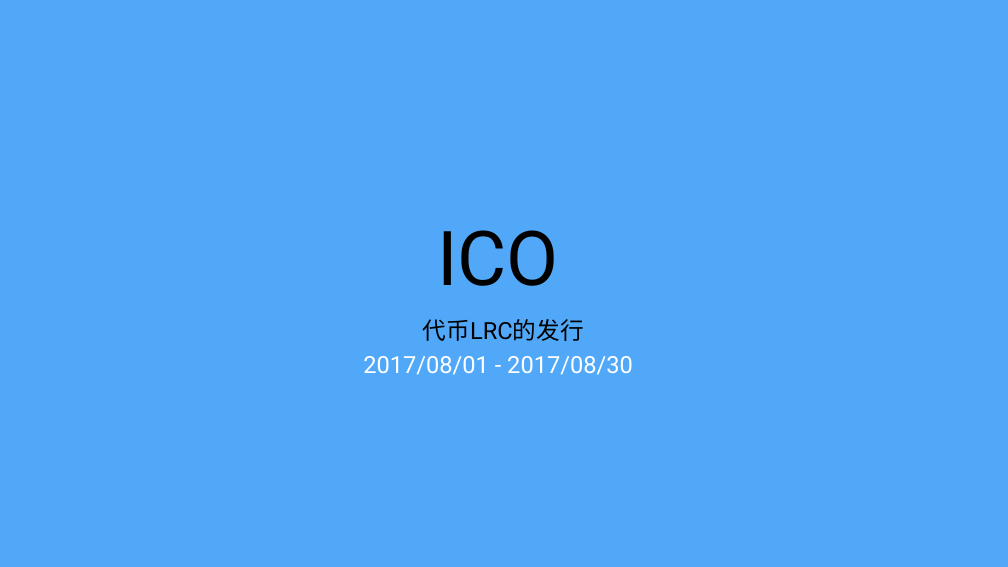
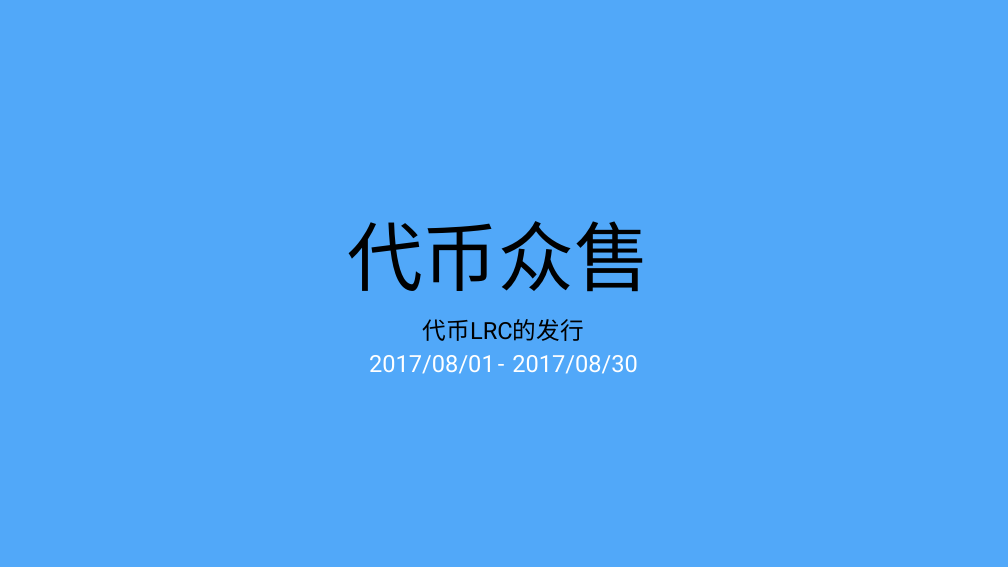
Before and after one commit to Loopring/whitepaper, a slide deck: slide 30 of keynote/loopring-technical.pptx (slide 28 before the commit). Drawn at 1008x567 pixels with LibreOffice and Linux fonts; fonts in the diff are those of the drawing. Boxes give left, top, right and bottom in pixels: in the first picture for what was removed or moved away, otherwise in the second. Text is boxed around its words. In the diff, an @@ line names an element or a change of style, - is before the commit and + after.

```diff
--- a/keynote/loopring-technical.pptx
+++ b/keynote/loopring-technical.pptx
@@ text added at (347, 221, 649, 292), 144 pt, text #000000 @@
+代币众售
@@ text removed at (437, 230, 559, 286) @@
-ICO
@@ text at (369, 355, 495, 374): text changed @@
-2017/08/01 - 2017/08/30
+2017/08/01
@@ text added at (495, 345, 508, 382), 45 pt, text #FFFFFF @@
+-
@@ text added at (512, 355, 638, 374), 45 pt, text #FFFFFF @@
+2017/08/30
```
Also in this commit, not shown: 5 other slides changed, 5 slides added, 3 slides removed, 2 other files.
